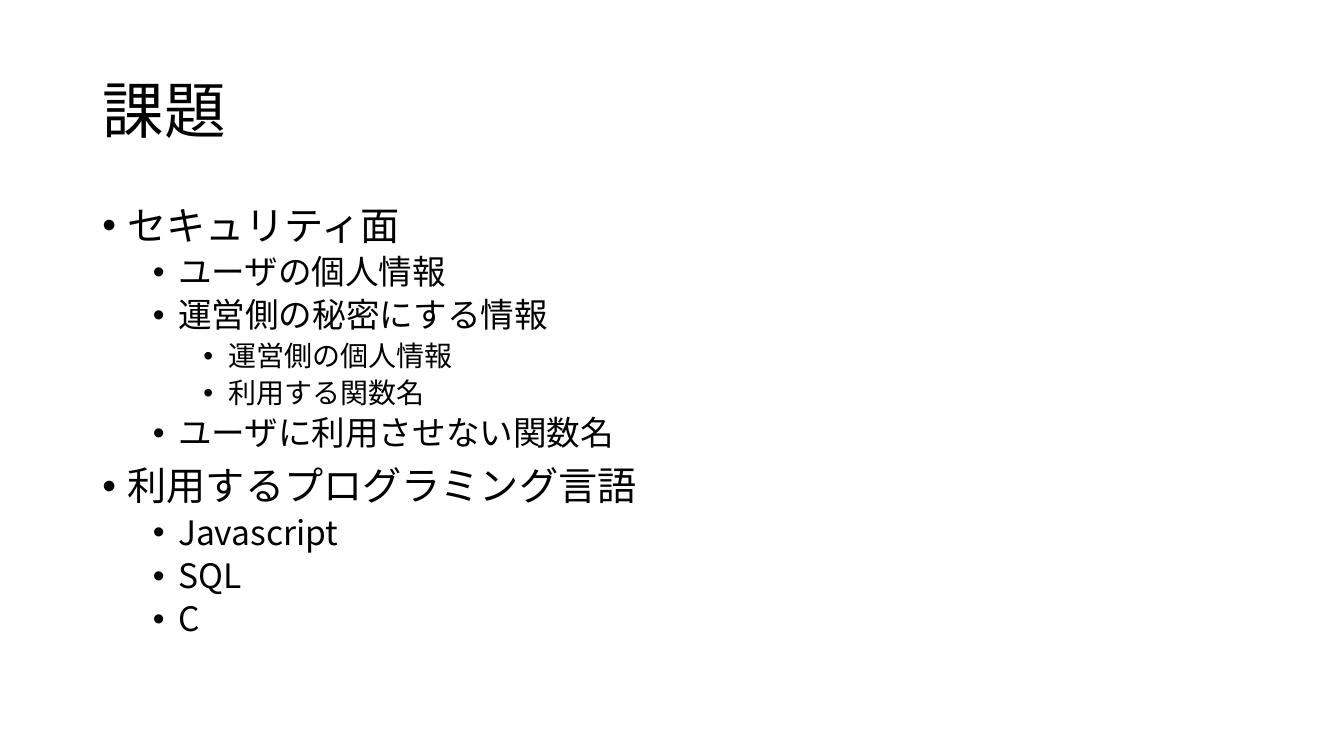
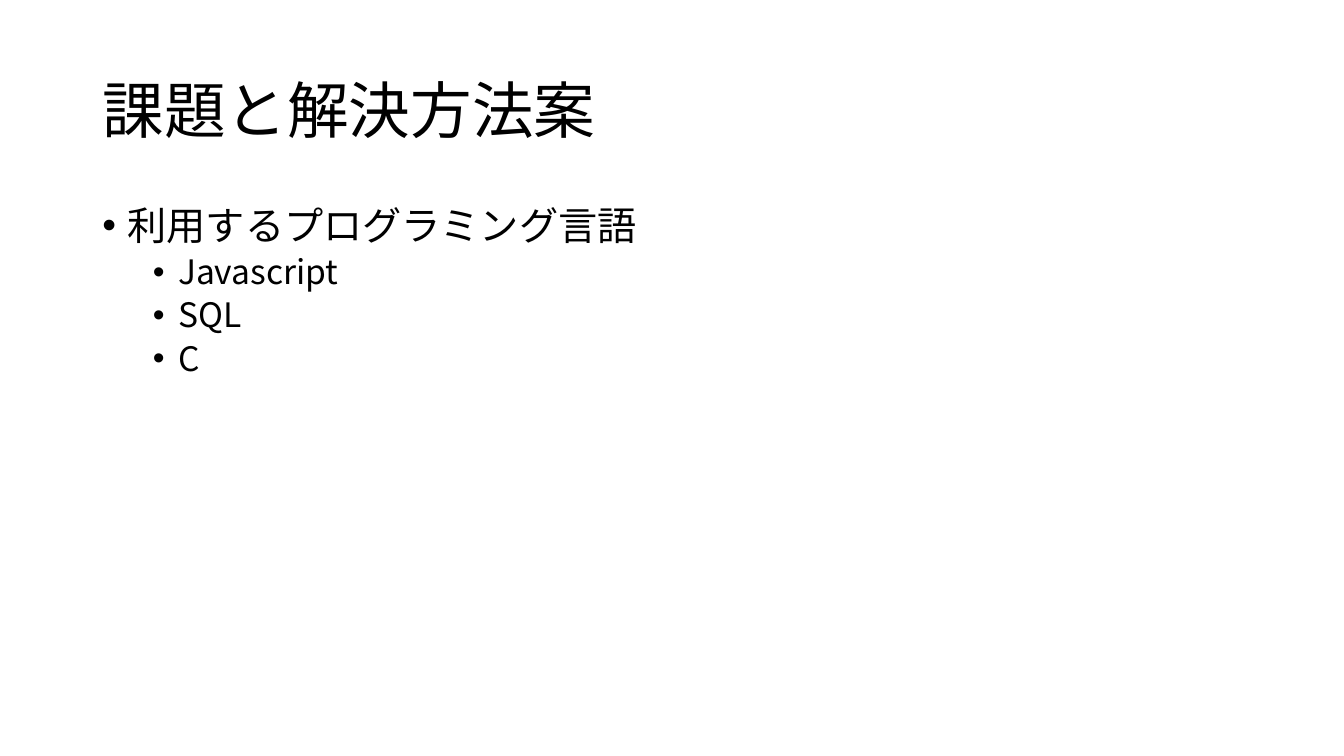
Before and after one commit to kait-takanolab/1821121-shimaoka-thesis, a slide deck: slide 12 of 1821121_shimaoka_sotsuken.pptx (slide 11 before the commit). Drawn at 1344x756 pixels with LibreOffice and Linux fonts; fonts in the diff are those of the drawing. Boxes give left, top, right and bottom in pixels: in the first picture for what was removed or moved away, otherwise in the second. Text is boxed around its words. In the diff, an @@ line names an element or a change of style, - is before the commit and + after.

```diff
--- a/1821121_shimaoka_sotsuken.pptx
+++ b/1821121_shimaoka_sotsuken.pptx
@@ title at box(102, 81, 595, 138): text changed @@
-課題
+課題と解決方法案
@@ text at box(128, 209, 614, 448): paragraphs removed @@
-• セキュリティ面
-  • ユーザの個人情報
-  • 運営側の秘密にする情報
-    • 運営側の個人情報
-    • 利用する関数名
-  • ユーザに利用させない関数名
```
Also in this commit, not shown: 1 slide added.
